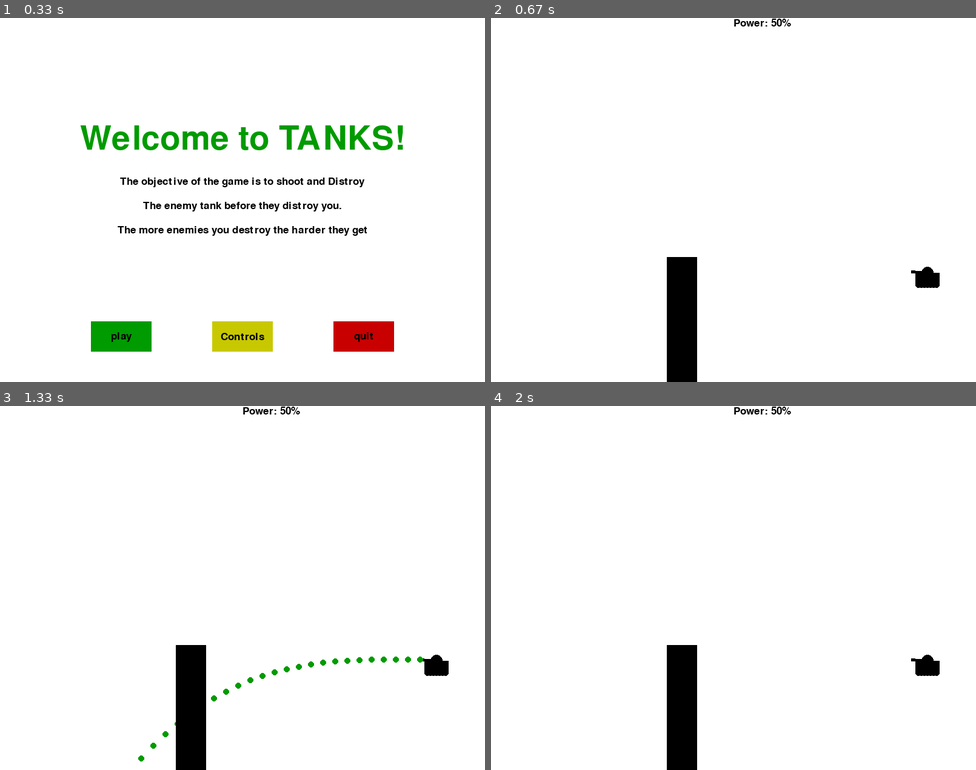
Above: before the commit, frames 1-4 (two rows, left to right).
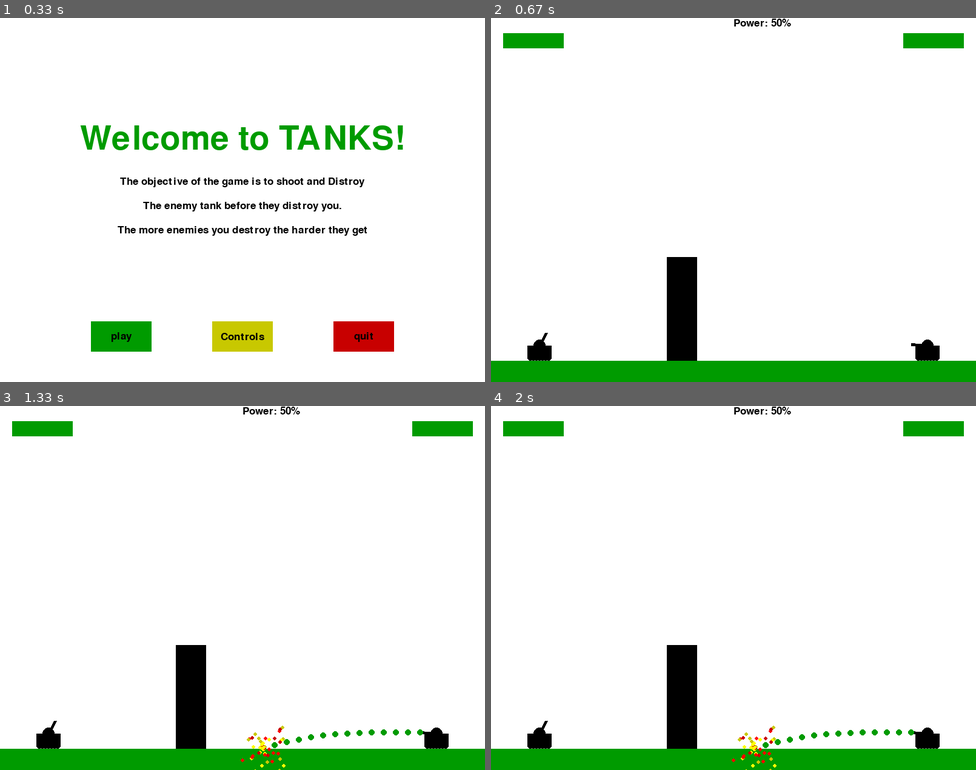
Above: after the commit, the same moments.

Repository: RajatDM1/python_tank
Game: pygame game, started from pygame_tanks.py
Two runs of this game, one before a commit and one after it. Both use one fixed random seed, a clock stepped at 60 frames per second and the inputs below.
Inputs:
- Up to frame 1 (0.33 s): no input
- Up to frame 2 (0.67 s): click "play" at 0.42 s
- Up to frame 3 (1.33 s): tap Space at 0.67, 1 s
- Up to frame 4 (2 s): no input

Frame 1 is identical in both runs. In frame 2, 7.6% of the frame differs, in the area x 0-100%, y 4-100%; in frame 3, 8.2%; in frame 4, 7.9%.

Commit message:
added new features.

Diff:
--- a/pygame_tanks.py
+++ b/pygame_tanks.py
@@ -31,6 +31,8 @@
 
 turretWidth = 5
 wheelWidth = 5
+
+ground_height = 35
 
 
 smallfont = pygame.font.SysFont(None, 25)
@@ -124,6 +126,34 @@
     return possibleTurrets[turPos]
 
 
+def enemy_tank(x,y,turPos):
+    x = int(x)
+    y = int(y)
+
+    possibleTurrets = [(x+27,y-2),
+                       (x+26,y-5),
+                       (x+25,y-8),
+                       (x+23,y-12),
+                       (x+20,y-14),
+                       (x+18,y-15),
+                       (x+15,y-17),
+                       (x+13,y-19),
+                       (x+11,y-21)
+                       ]
+
+    pygame.draw.circle(gameDisplay, black, (x,y), int(tankHeight/2))
+    pygame.draw.rect(gameDisplay, black,( x-tankHeight, y, tankWidth, tankHeight))
+    pygame.draw.line(gameDisplay, black, (x,y),possibleTurrets[turPos],turretWidth)
+    pygame.draw.circle(gameDisplay, black, (x-15,y+20),wheelWidth)
+    pygame.draw.circle(gameDisplay, black, (x-10,y+20),wheelWidth)
+    pygame.draw.circle(gameDisplay, black, (x-5,y+20),wheelWidth)
+    pygame.draw.circle(gameDisplay, black, (x,y+20),wheelWidth)
+    pygame.draw.circle(gameDisplay, black, (x+5,y+20),wheelWidth)
+    pygame.draw.circle(gameDisplay, black, (x+10,y+20),wheelWidth)
+    pygame.draw.circle(gameDisplay, black, (x+15,y+20),wheelWidth)
+
+    return possibleTurrets[turPos]
+
 def game_controls():
     gcont = True
     while gcont == True:
@@ -175,9 +205,34 @@
 def barrier(xlocation, randomHeight, barrier_width):
     pygame.draw.rect(gameDisplay, black, [xlocation, display_height-randomHeight, barrier_width, randomHeight])
 
-
-def fireshell(xy, tankx, tanky, turPos,gun_power):
+def explosion(x,y, size=50 ):
+    explode = True
+    while explode:
+        for event in pygame.event.get():
+            if event.type == pygame.QUIT:
+                pygame.quit()
+                quit()
+
+        startPoint = x,y
+
+        colorChoices = [red, light_red, yellow, light_yellow]
+
+        magnitude = 1
+        while magnitude < size:
+            exploding_bit_x = x+ random.randrange(-1*magnitude, magnitude)
+            exploding_bit_y = y + random.randrange(-1*magnitude, magnitude)
+
+            pygame.draw.circle(gameDisplay, colorChoices[random.randrange(0,4)],(exploding_bit_x, exploding_bit_y), 3)
+            magnitude +=1
+
+            pygame.display.update()
+            clock.tick(1000)
+        explode = False
+
+def fireshell(xy, tankx, tanky, turPos,gun_power,xlocation,barrier_width, randomHeight, enemyTankX, enemyTankY):
+
     fire = True
+    damage = 0
     startingShell = list(xy)
     print("Fire")
     while fire:
@@ -185,19 +240,133 @@
             if event.type == pygame.QUIT:
                 pygame.quit()
                 quit()
-        print(startingShell[0],startingShell[1])
+        #print(startingShell[0],startingShell[1])
         pygame.draw.circle(gameDisplay, green, (startingShell[0],startingShell[1]),5)
+
         startingShell[0] -= (10-turPos)*2
+
         startingShell[1] += int((((startingShell[0]-xy[0])*0.01/(gun_power/50))**2) - (turPos+turPos/(12-turPos)))
-        if startingShell[1] > display_height or startingShell[0] < 0:
+        if startingShell[1] > display_height-ground_height or startingShell[1] < 0:
+            #print("Last  Shell: ", startingShell[0], startingShell[1])
+            hit_x = int((startingShell[0]*display_height-ground_height)/startingShell[1])
+            hit_y = int(display_height-ground_height)
+            #print("Impact :", hit_x, hit_y)
+            explosion(hit_x, hit_y)
+            if enemyTankX + 15 > hit_x > enemyTankX- 15:
+                print("HIT Enemy TARGET!")
+                damage = 25
+            fire = False
+
+        check_x_1 = startingShell[0] <= xlocation + barrier_width
+        check_x_2 = startingShell[0] >= xlocation
+        check_y_1 = startingShell[1] <= display_height
+        check_y_2 = startingShell[1] >= display_height - randomHeight
+
+        if check_x_1 and check_x_2 and check_y_1 and check_y_2 :
             print("Last  Shell: ", startingShell[0], startingShell[1])
-            hit_x = int((startingShell[0]*display_height)/startingShell[1])
-            hit_y = int(display_height)
-            print("Impact :", hit_x, hit_y)
+            hit_x = int((startingShell[0]))
+            hit_y = int(startingShell[1])
+            #print("Impact :", hit_x, hit_y)
+            explosion(hit_x, hit_y)
             fire = False
-        pygame.display.update()
-        clock.tick(100)
-
+
+        pygame.display.update()
+        clock.tick(1000)
+    return damage
+
+def e_fireshell(xy, tankx, tanky, turPos,gun_power,xlocation,barrier_width, randomHeight, pTankX, pTankY):
+
+    damage = 0
+    currentPower = 1
+    power_found = False
+    print("Enemy Fire")
+
+    while not power_found:
+        currentPower +=1
+        if currentPower > 100:
+             power_found = True
+        #print(currentPower)
+
+        fire = True
+        startingShell = list(xy)
+
+
+        while fire:
+            for event in pygame.event.get():
+                if event.type == pygame.QUIT:
+                    pygame.quit()
+                    quit()
+
+            #print(startingShell[0],startingShell[1])
+            #pygame.draw.circle(gameDisplay, red, (startingShell[0],startingShell[1]),5)
+
+            startingShell[0] += (12-turPos)*2
+            startingShell[1] += int((((startingShell[0]-xy[0])*0.01/(currentPower/50))**2) - (turPos+turPos/(12-turPos)))
+            if startingShell[1] > display_height-ground_height or startingShell[1] < 0:
+                #print("Last  Shell: ", startingShell[0], startingShell[1])
+                hit_x = int((startingShell[0]*display_height-ground_height)/startingShell[1])
+                hit_y = int(display_height-ground_height)
+                #explosion(hit_x, hit_y)
+                if pTankX + 15 > hit_x > pTankX -15:
+                    print("target acquired!")
+                    power_found = True
+                fire = False
+
+            check_x_1 = startingShell[0] <= xlocation + barrier_width
+            check_x_2 = startingShell[0] >= xlocation
+            check_y_1 = startingShell[1] <= display_height
+            check_y_2 = startingShell[1] >= display_height - randomHeight
+
+            if check_x_1 and check_x_2 and check_y_1 and check_y_2 :
+                #print("Last  Shell: ", startingShell[0], startingShell[1])
+                hit_x = int((startingShell[0]))
+                hit_y = int(startingShell[1])
+                #explosion(hit_x, hit_y)
+                fire = False
+
+    fire = True
+    startingShell = list(xy)
+
+    while fire:
+        for event in pygame.event.get():
+            if event.type == pygame.QUIT:
+                pygame.quit()
+                quit()
+
+        #print(startingShell[0],startingShell[1])
+        pygame.draw.circle(gameDisplay, green, (startingShell[0],startingShell[1]),5)
+
+        gun_power = random.randrange(int(currentPower*0.7),int(currentPower*1.30))
+        startingShell[0] += (12-turPos)*2
+        startingShell[1] += int((((startingShell[0]-xy[0])*0.01/(gun_power/50))**2) - (turPos+turPos/(12-turPos)))
+
+        if startingShell[1] > display_height-ground_height :
+            #print("Last  Shell: ", startingShell[0], startingShell[1])
+            hit_x = int((startingShell[0]*display_height-ground_height)/startingShell[1])
+            hit_y = int(display_height-ground_height)
+            if pTankX + 15 > hit_x > pTankX- 15:
+                print("HIT TARGET!")
+                damage = 25
+            explosion(hit_x, hit_y)
+            fire = False
+
+        check_x_1 = startingShell[0] <= xlocation + barrier_width
+        check_x_2 = startingShell[0] >= xlocation
+        check_y_1 = startingShell[1] <= display_height
+        check_y_2 = startingShell[1] >= display_height - randomHeight
+
+        if check_x_1 and check_x_2 and check_y_1 and check_y_2 :
+            #print("Last  Shell: ", startingShell[0], startingShell[1])
+            hit_x = int((startingShell[0]))
+            hit_y = int(startingShell[1])
+            explosion(hit_x, hit_y)
+            fire = False
+
+
+
+        pygame.display.update()
+        clock.tick(1000)
+    return damage
 
 def power(level):
     text = smallfont.render("Power: "+str(level)+"%", True, black)
@@ -228,7 +397,7 @@
         message_to_screen("The enemy tank before they distroy you.", black, 10, "small")
         message_to_screen("The more enemies you destroy the harder they get", black, 50, "small")
         #message_to_screen("Press c to play or q to quit", black, 80, "small")
-        cur = pygame.mouse.get_pos()
+        #cur = pygame.mouse.get_pos()
 
         button("play", 150,500,100,50,green,light_green, action = "play")
         button("Controls", 350,500,100,50, yellow, light_yellow, action = "controls")
@@ -237,18 +406,88 @@
         pygame.display.update()
         clock.tick(FPS)
 
+def game_over():
+    game_over = True
+    while game_over == True:
+        for event in pygame.event.get():
+            if event.type == pygame.QUIT:
+                pygame.quit()
+                quit()
+
+
+
+        gameDisplay.fill(white)
+        message_to_screen("Game Over!", green , -100, size = "large")
+        message_to_screen("You died", black, -30, "small")
+        cur = pygame.mouse.get_pos()
+
+        button("Play Again", 150,500,100,50,green,light_green, action = "play")
+        button("Controls", 350,500,100,50, yellow, light_yellow, action = "controls")
+        button("quit", 550,500,100,50, red, light_red, action = "quit")
+
+        pygame.display.update()
+        clock.tick(FPS)
+
+def win():
+    win = True
+    while win == True:
+        for event in pygame.event.get():
+            if event.type == pygame.QUIT:
+                pygame.quit()
+                quit()
+
+
+
+        gameDisplay.fill(white)
+        message_to_screen("You win!", green , -100, size = "large")
+        cur = pygame.mouse.get_pos()
+
+        button("Play Again", 150,500,100,50,green,light_green, action = "play")
+        button("Controls", 350,500,100,50, yellow, light_yellow, action = "controls")
+        button("quit", 550,500,100,50, red, light_red, action = "quit")
+
+        pygame.display.update()
+        clock.tick(FPS)
+
+
+
+def health_bars(player_health, enemy_health):
+    if player_health > 75:
+        player_health_color = green
+    elif player_health > 50:
+        player_health_color = yellow
+    else:
+        player_health_color = red
+
+    if enemy_health > 75:
+        enemy_health_color = green
+    elif enemy_health > 50:
+        enemy_health_color = yellow
+    else:
+        enemy_health_color = red
+
+    pygame.draw.rect(gameDisplay, player_health_color, (680, 25, player_health, 25))
+    pygame.draw.rect(gameDisplay, enemy_health_color, (20, 25, enemy_health, 25))
+
+
 
 def gameloop():
     gameExit = False
     gameOver = False
+
+    player_health = 100
+    enemy_health = 100
+
     mainTankX  = display_width*0.9
-    mainTankY = display_height*0.7
+    mainTankY = display_height*0.9
     tankMove = 0
-
     currentTurPos = 0
     changeTur= 0
     barrier_width = 50
 
+    enemyTankX = display_width * 0.1
+    enemyTankY = display_height * 0.9
+
     fire_power = 50
     power_change = 0
 
@@ -257,8 +496,7 @@
 
 
     while not gameExit:
-        gameDisplay.fill(white)
-        gun = tank(mainTankX, mainTankY, currentTurPos)
+
 
         while gameOver == True :
             gameDisplay.fill(white)
@@ -296,7 +534,11 @@
                 elif event.key == pygame.K_p:
                        pause()
                 elif event.key == pygame.K_SPACE:
-                    fireshell(gun,mainTankX,mainTankY,currentTurPos,fire_power)
+                    damage = fireshell(gun,mainTankX,mainTankY,currentTurPos,fire_power,xlocation,barrier_width, randomHeight, enemyTankX, enemyTankY)
+                    enemy_health -= damage
+                    damage = e_fireshell(enemy_gun,enemyTankX,enemyTankY,8,50,xlocation,barrier_width, randomHeight, mainTankX, mainTankY)
+                    player_health -= damage
+
                 elif event.key == pygame.K_a:
                     power_change = 1
                 elif event.key == pygame.K_d:
@@ -325,13 +567,22 @@
         if mainTankX - (tankWidth/2) < xlocation + barrier_width:
             mainTankX +=5
 
+
+        gameDisplay.fill(white)
+        health_bars(player_health, enemy_health)
+        gun = tank(mainTankX, mainTankY, currentTurPos)
+        enemy_gun = enemy_tank(enemyTankX,enemyTankY,8)
         fire_power += power_change
 
         power(fire_power)
 
         barrier(xlocation, randomHeight, barrier_width)
-
-        pygame.display.update()
+        gameDisplay.fill(green, rect = [0,display_height-ground_height,display_width, ground_height])
+        pygame.display.update()
+        if player_health < 1:
+            game_over()
+        elif enemy_health < 1:
+            win()
         clock.tick(FPS)
 
 
